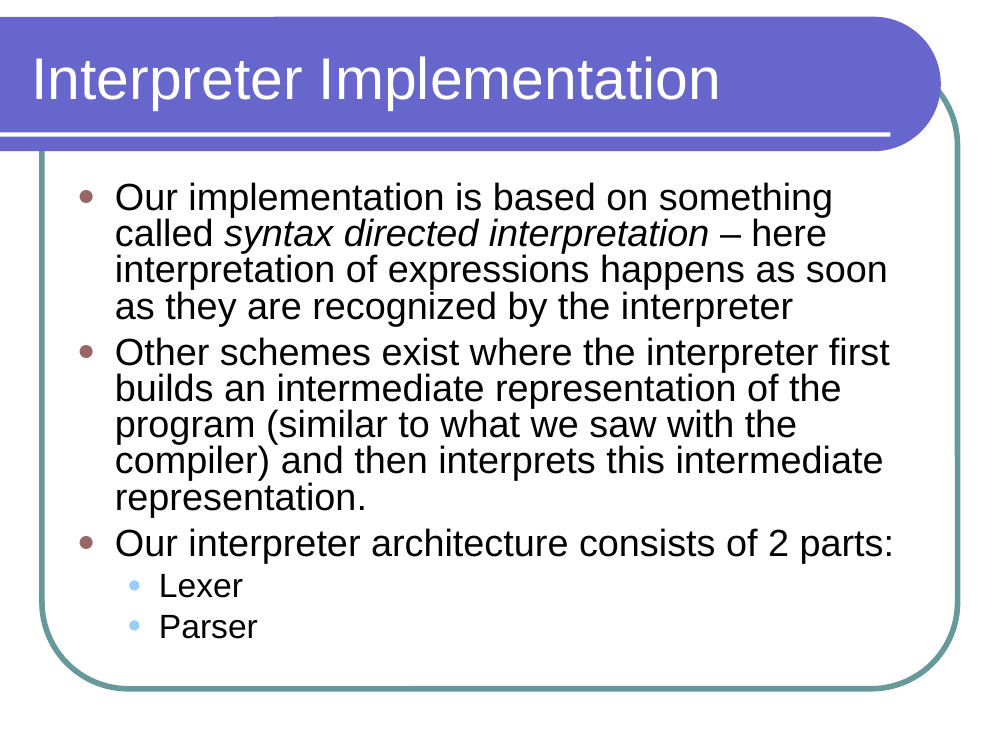
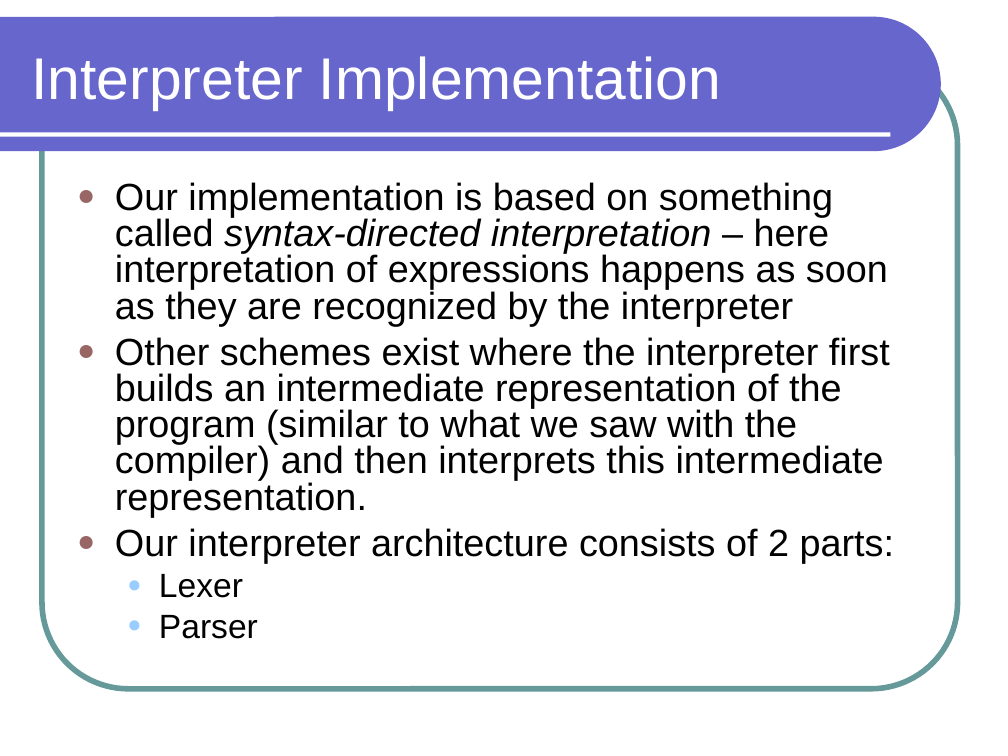
Before and after one commit to lutzhamel/CSC301, a slide deck: slide 8 of notes/csc301-ln012.ppt. Drawn at 1008x756 pixels with LibreOffice and Linux fonts; fonts in the diff are those of the drawing. Boxes give left, top, right and bottom in pixels: in the first picture for what was removed or moved away, otherwise in the second. Text is boxed around its words. In the diff, an @@ line names an element or a change of style, - is before the commit and + after.

```diff
--- a/notes/csc301-ln012.ppt
+++ b/notes/csc301-ln012.ppt
@@ text at box(115, 182, 888, 326): text changed @@
-● Our implementation is based on something called syntax directed interpretation – here interpretation of expressions happens as soon as they are recognized by the interpreter
+● Our implementation is based on something called syntax-directed interpretation – here interpretation of expressions happens as soon as they are recognized by the interpreter
```
Also in this commit, not shown: 11 other slides changed, 4 slides removed, 4 other files.
